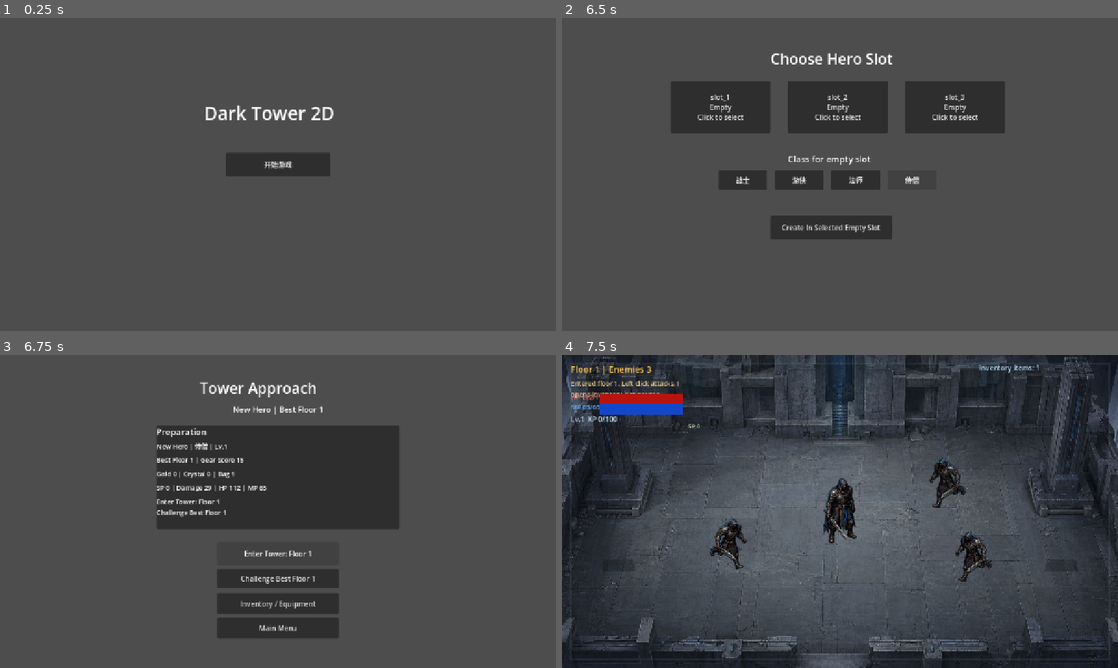
Above: before the commit, frames 1-4 (two rows, left to right).
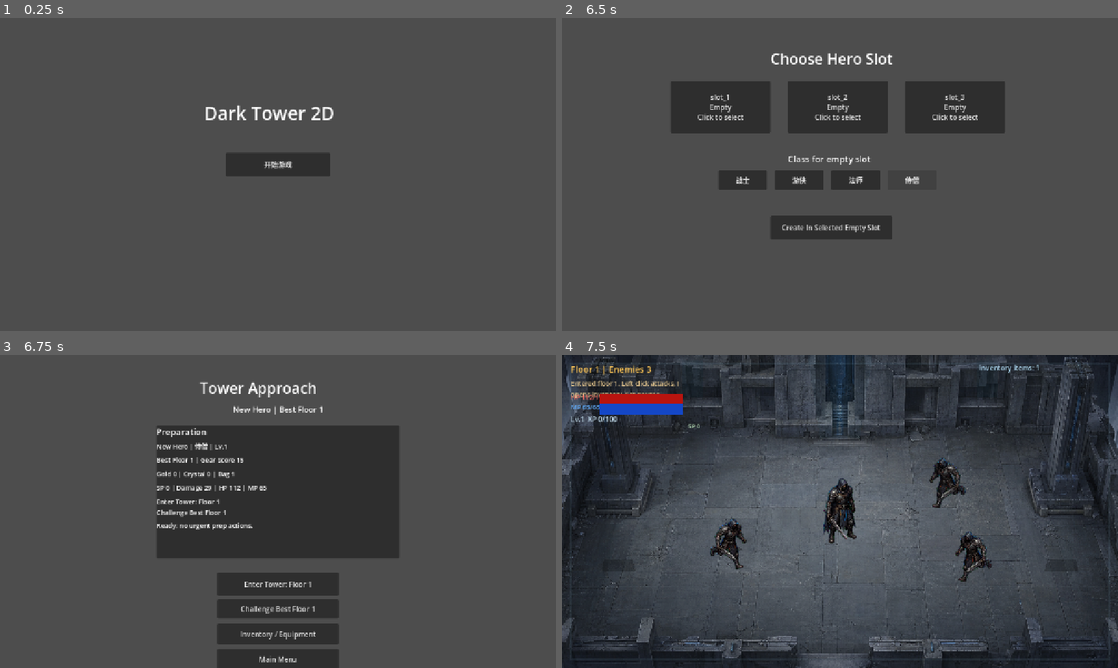
Above: after the commit, the same moments.

Repository: huhejie2009/dark-tower-2d-arpg
Game: Godot game, scene res://scenes/MainMenu.tscn
Two runs of this game, one before a commit and one after it. Both use one fixed random seed, a clock stepped at 60 frames per second and the inputs below.
Inputs:
- Up to frame 1 (0.25 s): no input
- Up to frame 2 (6.5 s): click "开始游戏" at 0.5 s; click "slot_1 Empty Click to select" at 1.25 s; click "slot_2 Empty Click to select" at 2 s; click "slot_3 Empty Click to select" at 2.75 s; click "战士" at 3.5 s; click "游侠" at 4.25 s; click "法师" at 5 s; click "侍僧" at 5.75 s
- Up to frame 3 (6.75 s): click "Create In Selected Empty Slot" at 6.5 s
- Up to frame 4 (7.5 s): click "Enter Tower: Floor 1" at 7.25 s

Frames 1-2 are identical in both runs. In frame 3, 6.8% of the frame differs, in the area x 28-72%, y 53-100%; in frame 4, nothing differs.

Commit message:
Add town prep recommendations

Diff:
--- a/scripts/app/Town.gd
+++ b/scripts/app/Town.gd
@@ -13,6 +13,7 @@
 var resource_summary: Label
 var growth_summary: Label
 var start_summary: Label
+var prep_recommendations: Label
 var inventory_window: Control
 
 func _ready() -> void:
@@ -41,7 +42,7 @@
 	enter.name = "EnterTowerButton"
 	var start_options := TowerRunStartServiceScript.build_start_options(player_data)
 	enter.text = str(start_options.get("fresh_label", "Enter Tower: Floor 1"))
-	enter.position = Vector2(500, 430)
+	enter.position = Vector2(500, 500)
 	enter.size = Vector2(280, 54)
 	enter.pressed.connect(_enter_fresh_tower_run)
 	add_child(enter)
@@ -49,7 +50,7 @@
 	var best_floor := Button.new()
 	best_floor.name = "EnterBestFloorButton"
 	best_floor.text = str(start_options.get("best_label", "Challenge Best Floor"))
-	best_floor.position = Vector2(500, 492)
+	best_floor.position = Vector2(500, 562)
 	best_floor.size = Vector2(280, 44)
 	best_floor.pressed.connect(_enter_best_floor_run)
 	add_child(best_floor)
@@ -57,7 +58,7 @@
 	var inventory := Button.new()
 	inventory.name = "OpenInventoryButton"
 	inventory.text = "Inventory / Equipment"
-	inventory.position = Vector2(500, 548)
+	inventory.position = Vector2(500, 618)
 	inventory.size = Vector2(280, 48)
 	inventory.pressed.connect(_toggle_inventory_window)
 	add_child(inventory)
@@ -65,7 +66,7 @@
 	var menu := Button.new()
 	menu.name = "ReturnMainMenuButton"
 	menu.text = "Main Menu"
-	menu.position = Vector2(500, 604)
+	menu.position = Vector2(500, 676)
 	menu.size = Vector2(280, 48)
 	menu.pressed.connect(func(): SceneRouterScript.go_to_main_menu(get_tree()))
 	add_child(menu)
@@ -75,7 +76,7 @@
 	var panel := PanelContainer.new()
 	panel.name = "TownPrepPanel"
 	panel.position = Vector2(360, 162)
-	panel.size = Vector2(560, 238)
+	panel.size = Vector2(560, 306)
 	add_child(panel)
 
 	var box := VBoxContainer.new()
@@ -98,6 +99,9 @@
 	start_summary = _make_prep_label("TownStartSummary")
 	start_summary.custom_minimum_size = Vector2(520, 46)
 	box.add_child(start_summary)
+	prep_recommendations = _make_prep_label("TownPrepRecommendations")
+	prep_recommendations.custom_minimum_size = Vector2(520, 62)
+	box.add_child(prep_recommendations)
 
 func _make_prep_label(label_name: String) -> Label:
 	var label := Label.new()
@@ -149,3 +153,5 @@
 		growth_summary.text = str(prep.get("growth_text", ""))
 	if is_instance_valid(start_summary):
 		start_summary.text = str(prep.get("start_text", ""))
+	if is_instance_valid(prep_recommendations):
+		prep_recommendations.text = str(prep.get("recommendation_text", ""))
--- /dev/null
+++ b/scripts/data/TownPrepRecommendationService.gd
@@ -0,0 +1,64 @@
+extends RefCounted
+class_name TownPrepRecommendationService
+
+const EquipmentActionHintServiceScript := preload("res://scripts/data/EquipmentActionHintService.gd")
+const InventoryDataServiceScript := preload("res://scripts/data/InventoryDataService.gd")
+
+const BAG_PRESSURE_THRESHOLD := 24
+
+static func build_recommendations(player_data: Dictionary) -> Dictionary:
+	var inventory: Dictionary = InventoryDataServiceScript.normalize_inventory(player_data.get("inventory", {}))
+	var items: Array[Dictionary] = []
+	var skill_points := int(player_data.get("skill_points", 0))
+	if skill_points > 0:
+		items.append({
+			"id": "spend_skill_points",
+			"priority": 10,
+			"text": "Spend SP %d before climbing." % skill_points,
+		})
+	var upgrade_count := _count_equipment_upgrades(player_data, inventory)
+	if upgrade_count > 0:
+		items.append({
+			"id": "equip_upgrade",
+			"priority": 20,
+			"text": "Equip upgrade: %d item(s) look stronger." % upgrade_count,
+		})
+	var inventory_items := InventoryDataServiceScript.get_total_items(inventory)
+	if inventory_items >= BAG_PRESSURE_THRESHOLD:
+		items.append({
+			"id": "manage_bag",
+			"priority": 30,
+			"text": "Bag pressure: %d item(s), sort before a long run." % inventory_items,
+		})
+	items.sort_custom(_sort_recommendations)
+	if items.is_empty():
+		return {
+			"has_action": false,
+			"items": [],
+			"recommendation_text": "Ready: no urgent prep actions.",
+		}
+	return {
+		"has_action": true,
+		"items": items,
+		"recommendation_text": _join_recommendation_text(items),
+	}
+
+static func _count_equipment_upgrades(player_data: Dictionary, inventory: Dictionary) -> int:
+	var count := 0
+	for item_id in inventory.keys():
+		var entry: Dictionary = Dictionary(inventory[item_id])
+		if str(entry.get("type", "")) != "equipment":
+			continue
+		var hint: Dictionary = EquipmentActionHintServiceScript.build_hint(player_data, str(item_id))
+		if bool(hint.get("can_equip", false)) and bool(hint.get("upgrade", false)):
+			count += 1
+	return count
+
+static func _join_recommendation_text(items: Array[Dictionary]) -> String:
+	var lines: Array[String] = []
+	for item in items:
+		lines.append(str(item.get("text", "")))
+	return "\n".join(lines)
+
+static func _sort_recommendations(a: Dictionary, b: Dictionary) -> bool:
+	return int(a.get("priority", 0)) < int(b.get("priority", 0))
--- a/scripts/data/TownPrepSummaryService.gd
+++ b/scripts/data/TownPrepSummaryService.gd
@@ -5,12 +5,14 @@
 const EquipmentDataServiceScript := preload("res://scripts/data/EquipmentDataService.gd")
 const InventoryDataServiceScript := preload("res://scripts/data/InventoryDataService.gd")
 const TowerRunStartServiceScript := preload("res://scripts/data/TowerRunStartService.gd")
+const TownPrepRecommendationServiceScript := preload("res://scripts/data/TownPrepRecommendationService.gd")
 const GameConstantsScript := preload("res://scripts/app/GameConstants.gd")
 
 static func build_summary(player_data: Dictionary) -> Dictionary:
 	var inventory: Dictionary = InventoryDataServiceScript.normalize_inventory(player_data.get("inventory", {}))
 	var stats: Dictionary = EquipmentDataServiceScript.build_stat_totals(player_data)
 	var start_options: Dictionary = TowerRunStartServiceScript.build_start_options(player_data)
+	var recommendations: Dictionary = TownPrepRecommendationServiceScript.build_recommendations(player_data)
 	var gear_score := _get_total_equipment_score(player_data)
 	var gold := _get_inventory_amount(inventory, "gold")
 	var crystal := _get_inventory_amount(inventory, "crystal_shard")
@@ -49,6 +51,8 @@
 		"crystal": crystal,
 		"inventory_items": InventoryDataServiceScript.get_total_items(inventory),
 		"start_options": start_options,
+		"recommendations": recommendations,
+		"recommendation_text": str(recommendations.get("recommendation_text", "")),
 	}
 
 static func _get_total_equipment_score(player_data: Dictionary) -> int:
--- a/tests/regression/regression_town_prep_panel_contract.gd
+++ b/tests/regression/regression_town_prep_panel_contract.gd
@@ -33,11 +33,13 @@
 		_expect(town.find_child("TownResourceSummary", true, false) != null, "prep panel should show resources")
 		_expect(town.find_child("TownGrowthSummary", true, false) != null, "prep panel should show growth")
 		_expect(town.find_child("TownStartSummary", true, false) != null, "prep panel should show start options")
+		_expect(town.find_child("TownPrepRecommendations", true, false) != null, "prep panel should show recommendations")
 		var character := town.find_child("TownCharacterSummary", true, false) as Label
 		var progress := town.find_child("TownProgressSummary", true, false) as Label
 		var resources := town.find_child("TownResourceSummary", true, false) as Label
 		var growth := town.find_child("TownGrowthSummary", true, false) as Label
 		var start := town.find_child("TownStartSummary", true, false) as Label
+		var recommendations := town.find_child("TownPrepRecommendations", true, false) as Label
 		if character != null:
 			_expect(str(character.text).contains("Prep Panel"), "character summary should include character name")
 		if progress != null:
@@ -48,6 +50,8 @@
 			_expect(str(growth.text).contains("SP 2"), "growth summary should include skill points")
 		if start != null:
 			_expect(str(start.text).contains("Floor 1") and str(start.text).contains("9"), "start summary should explain both start options")
+		if recommendations != null:
+			_expect(str(recommendations.text).contains("SP 2"), "recommendations should mention unspent skill points")
 		town.queue_free()
 		await process_frame
 	_finish()
--- /dev/null
+++ b/tests/regression/regression_town_prep_recommendation_service.gd
@@ -0,0 +1,78 @@
+extends SceneTree
+
+const PlayerDataServiceScript := preload("res://scripts/data/PlayerDataService.gd")
+const InventoryDataServiceScript := preload("res://scripts/data/InventoryDataService.gd")
+const TownPrepRecommendationServiceScript := preload("res://scripts/data/TownPrepRecommendationService.gd")
+
+var failures: Array[String] = []
+
+func _initialize() -> void:
+	call_deferred("_run")
+
+func _run() -> void:
+	var player := PlayerDataServiceScript.build_starter_player("slot_1", "Advice", "warrior")
+	player["skill_points"] = 2
+	player["highest_floor"] = 8
+	var inventory: Dictionary = Dictionary(player.get("inventory", {})).duplicate(true)
+	inventory = InventoryDataServiceScript.add_item(inventory, _equipment_payload("prep_upgrade_sword", "Prep Upgrade Sword", 6, {"attack_damage": 42}))
+	for i in range(22):
+		inventory = InventoryDataServiceScript.add_item(inventory, {
+			"id": "prep_material_%d" % i,
+			"name": "Prep Material %d" % i,
+			"type": "material",
+			"amount": 1,
+		})
+	player["inventory"] = inventory
+
+	var result: Dictionary = TownPrepRecommendationServiceScript.build_recommendations(player)
+	var items: Array = Array(result.get("items", []))
+	_expect(items.size() >= 3, "prep recommendations should include multiple actionable items")
+	_expect(str(result.get("recommendation_text", "")).contains("Spend SP 2"), "recommendation text should mention unspent skill points")
+	_expect(str(result.get("recommendation_text", "")).contains("Equip upgrade"), "recommendation text should mention equipment upgrades")
+	_expect(str(result.get("recommendation_text", "")).contains("Bag"), "recommendation text should mention bag pressure")
+	_expect(_has_recommendation_id(items, "spend_skill_points"), "recommendations should expose skill point id")
+	_expect(_has_recommendation_id(items, "equip_upgrade"), "recommendations should expose equipment upgrade id")
+	_expect(_has_recommendation_id(items, "manage_bag"), "recommendations should expose bag id")
+	_expect(bool(result.get("has_action", false)), "recommendations should report action needed")
+
+	var clean := PlayerDataServiceScript.build_starter_player("slot_1", "Clean", "warrior")
+	var clean_result: Dictionary = TownPrepRecommendationServiceScript.build_recommendations(clean)
+	_expect(not bool(clean_result.get("has_action", true)), "fresh starter should not need prep actions")
+	_expect(str(clean_result.get("recommendation_text", "")).contains("Ready"), "clean recommendation should say ready")
+	_finish()
+
+func _equipment_payload(id: String, item_name: String, level: int, affixes: Dictionary) -> Dictionary:
+	return {
+		"id": id,
+		"name": item_name,
+		"type": "equipment",
+		"amount": 1,
+		"equipment": {
+			"instance_id": id,
+			"name": item_name,
+			"slot": "weapon",
+			"equipment_pool": "warrior",
+			"item_level": level,
+			"rarity": "magic",
+			"affixes": affixes,
+		},
+	}
+
+func _has_recommendation_id(items: Array, id: String) -> bool:
+	for item in items:
+		if str(Dictionary(item).get("id", "")) == id:
+			return true
+	return false
+
+func _finish() -> void:
+	if failures.is_empty():
+		print("NEW_PROJECT_TOWN_PREP_RECOMMENDATION_SERVICE_OK")
+		quit(0)
+	else:
+		for failure in failures:
+			push_error(failure)
+		quit(1)
+
+func _expect(condition: bool, message: String) -> void:
+	if not condition:
+		failures.append(message)
Not shown, added: docs/progress/2026-06-09-town-prep-recommendations-progress.md
